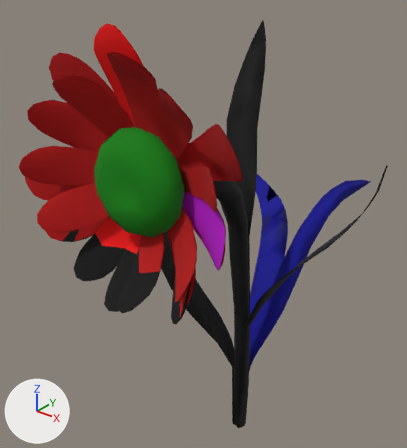
An edit to the glTF model assets/models/flower_03_daisy.glb, drawn before and after from the same camera.
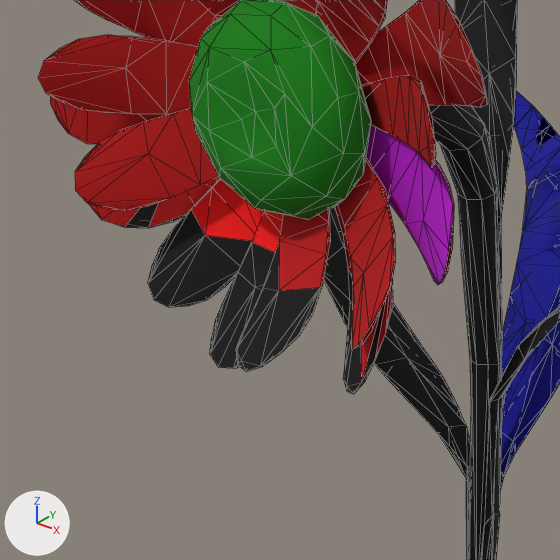
Each version appears first whole from a camera (50 mm lens) standing at (0.824, -1.0, 1.47) and looking at (-0.097, 0.151, 0.756), and next in a close-up on the part from 0% to 68% of the width and 29% to 91% of the height. Arrows for +X, +Y and +Z are at lower left; the lights stay in place. The older version's two pictures come first. The close-ups show mesh edges as thin lines. Vertices at exactly the same position are counted once.

In view in the first close-up: 'Flower_Leaves', 'Flower_Petals', 'Flower_Stem'.
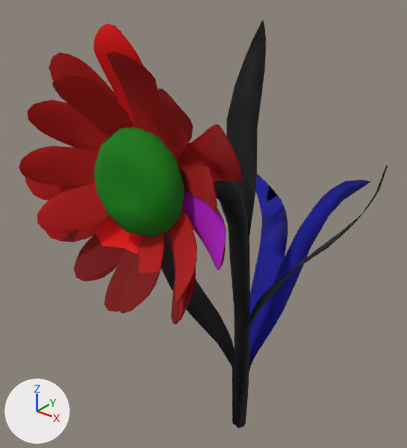
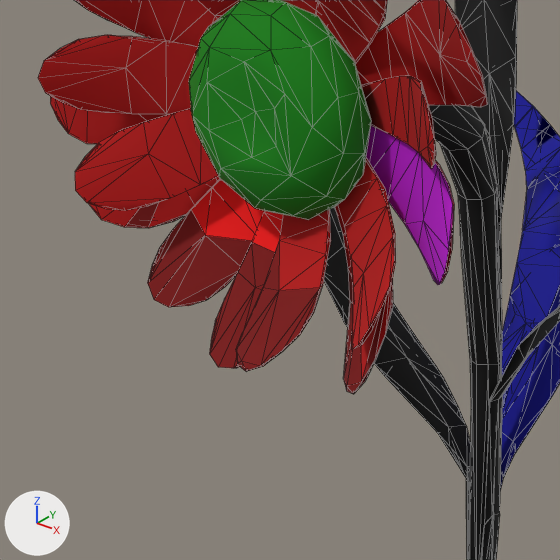
Location of each change, (x1, y1, x2, y2) in pixels of the close-ups (560 x 560 px):
'Flower_Petals', reshaped: before (38, 0, 488, 379); after (38, 0, 488, 394)
'Flower_Stem', reshaped: before (125, 126, 501, 560); after (440, 126, 501, 560)
part 1 of me_flower_petals, added (red): after (125, 202, 393, 394)
part 2 of me_flower_petals, edited (looks the same): (38, 0, 488, 379) in both
part 3 of me_flower_stem, deleted: before (125, 202, 393, 394)

What the commit changed:
me_flower_petals is used by ob_flower_petals; location (0.0, 0.0, 0.0).
me_flower_petals had 919 vertices, 1077 faces and spanned x -0.291..0.297, y -0.328..-0.078, z 0.81..1.342.
me_flower_petals now has 996 vertices, 1170 faces and spans x -0.291..0.297, y -0.34..-0.078, z 0.743..1.342.
Part 1, on me_flower_petals:
77 vertices are added at x -0.243..0.214, y -0.34..-0.212, z 0.743..0.855.
93 new faces join them.
me_flower_petals part 2: 1077 kept faces spanning x -0.291..0.297, y -0.328..-0.078, z 0.81..1.342 get new vertex colours.
me_flower_stem is used by ob_flower_stem; location (0.0, 0.0, 0.0).
me_flower_stem had 137 vertices, 140 faces and spanned x -0.261..0.214, y -0.34..0.236, z 0.003..0.899.
me_flower_stem now has 33 vertices, 47 faces and spans x -0.047..0.05, y 0.134..0.236, z 0.003..0.882.
me_flower_stem part 3: 7 loose pieces with 104 vertices, spanning x -0.261..0.214, y -0.34..-0.194, z 0.743..0.899, are deleted.
